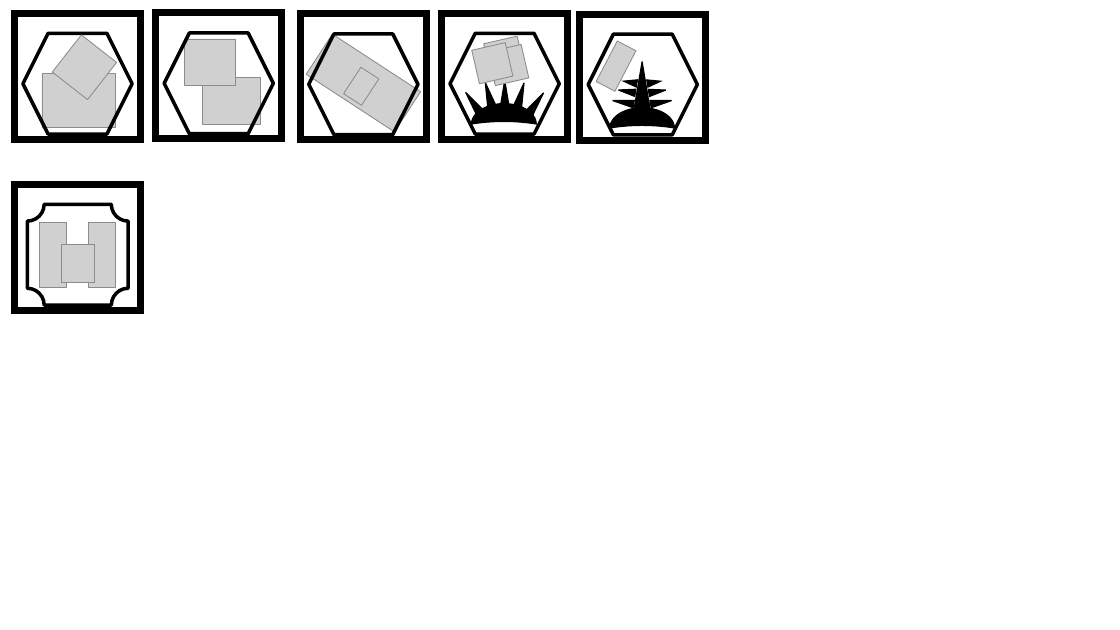
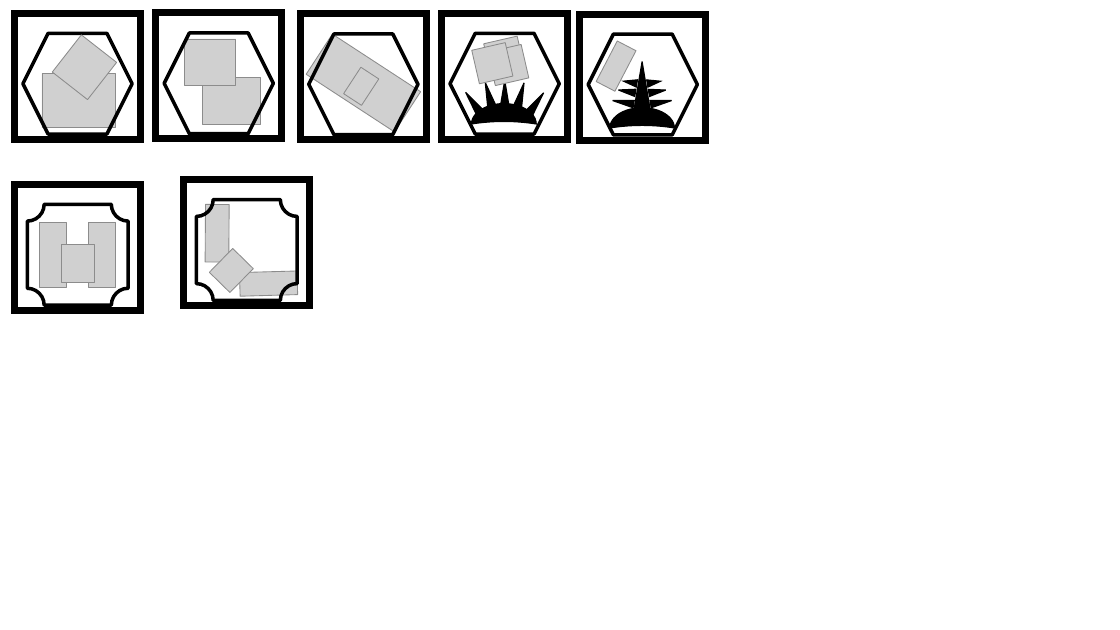
Before and after one commit to alexliuhust/JS_ChessGames, a slide deck: slide 4 of image process/drawings sifi.pptx. Drawn at 1120x630 pixels with LibreOffice and Linux fonts; fonts in the diff are those of the drawing; grey boxes stand for pictures. Boxes give left, top, right and bottom in pixels: in the first picture for what was removed or moved away, otherwise in the second. Text is boxed around its words. In the diff, an @@ line names an element or a change of style, - is before the commit and + after.

```diff
--- a/image process/drawings sifi.pptx
+++ b/image process/drawings sifi.pptx
@@ rectangle added at box(184, 180, 310, 306), outline #000000 6 pt @@
@@ plaque added at box(197, 200, 297, 301), outline #000000 3 pt @@
@@ picture added at box(205, 204, 229, 262) @@
@@ picture added at box(209, 249, 253, 293) @@
@@ picture added at box(240, 271, 298, 296) @@
```
Also in this commit, not shown: 8 other files.
